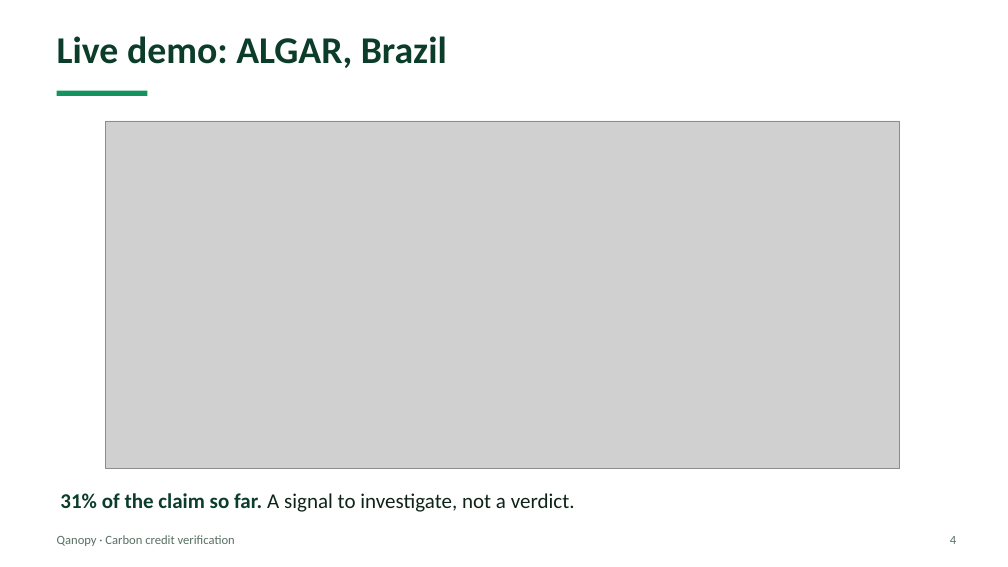
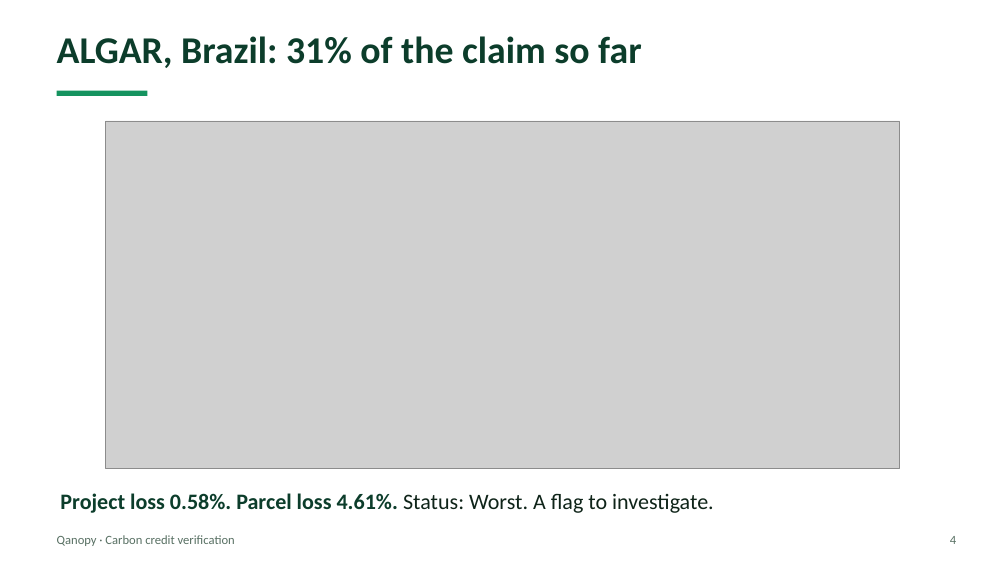
Before and after one commit to Quantum-hackathon-Qanopy/Parcel_finder, a slide deck: slide 4 of docs/Qanopy_pitch.pptx. Drawn at 1008x567 pixels with LibreOffice and Linux fonts; fonts in the diff are those of the drawing; grey boxes stand for pictures. Boxes give left, top, right and bottom in pixels: in the first picture for what was removed or moved away, otherwise in the second. Text is boxed around its words. In the diff, an @@ line names an element or a change of style, - is before the commit and + after.

```diff
--- a/docs/Qanopy_pitch.pptx
+++ b/docs/Qanopy_pitch.pptx
@@ text at (57, 36, 641, 68): text changed @@
-Live demo: ALGAR, Brazil
+ALGAR, Brazil: 31% of the claim so far
@@ text at (60, 493, 714, 513): text changed; size 20 to 21 pt; text colour #0F2419 to #0C3D2B; bold on @@
-31% of the claim so far. A signal to investigate, not a verdict.
+Project loss 0.58%. Parcel loss 4.61%. Status: Worst. A flag to investigate.
```
Also in this commit, not shown: 2 other slides changed, 4 slides added, 4 slides removed, 2 other files.
